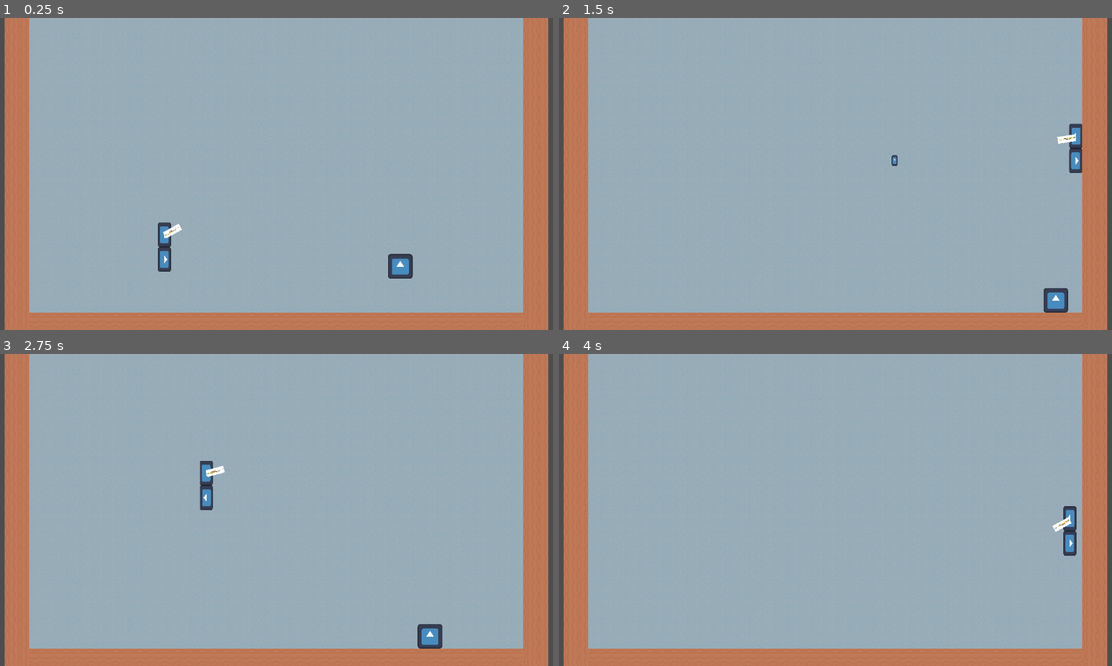
Above: before the commit, frames 1-4 (two rows, left to right).
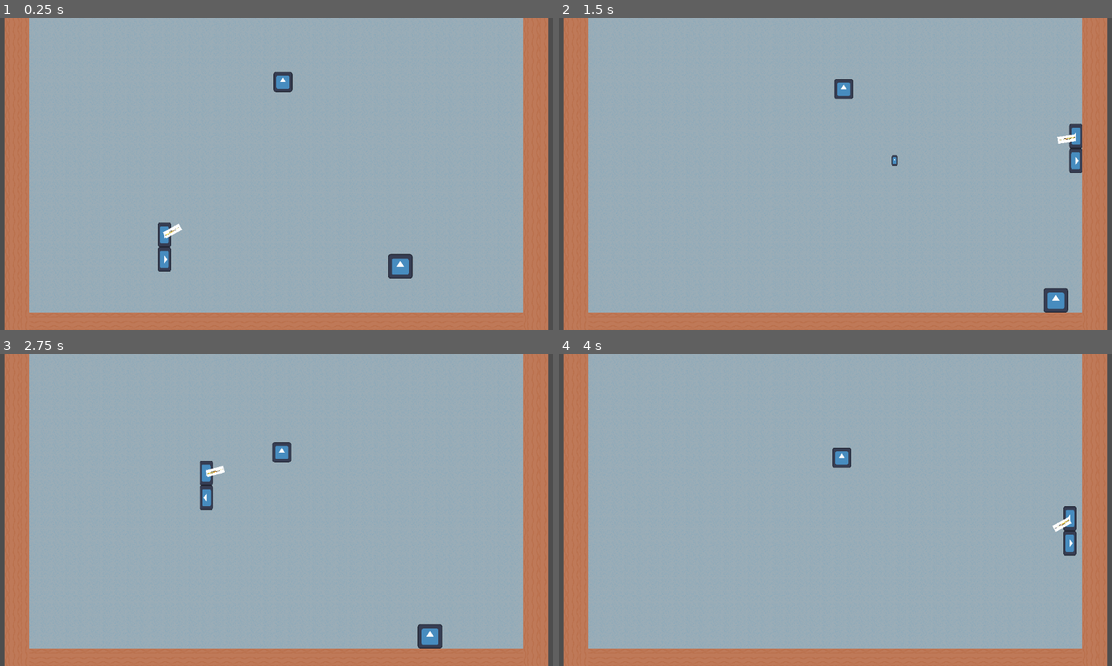
Above: after the commit, the same moments.

Repository: deruitda/ludum-dare-56
Game: Godot game, scene res://andrew_scene.tscn
Same seed, same stepped clock (60 frames per second), same inputs: the game is played once before the commit and once after it. The engine's default icon, where the game draws it, is replaced by a stand-in: a white triangle on a blue panel in a dark square.
Inputs (mouse positions are in pixels of both pictures, inside the frame that each line leads up to):
- Up to frame 1 (0.25 s): no input
- Up to frame 2 (1.5 s): move the mouse to (957, 158) at 0.52 s; hold D (move_right) from 0.53 s (still down); click (957, 158) at 0.6 s; tap Space (jump) at 0.77 s; move the mouse to (724, 189) at 1.27 s; click (724, 189) at 1.35 s
- Up to frame 3 (2.75 s): tap Space (jump) at 1.52 s; move the mouse to (331, 441) at 2.02 s; release D (move_right) at 2.03 s; hold A (move_left) from 2.03 s (still down); click (331, 441) at 2.1 s
- Up to frame 4 (4 s): move the mouse to (807, 572) at 2.77 s; release A (move_left) at 2.78 s; hold D (move_right) from 2.78 s (still down); click (807, 572) at 2.85 s; tap Space (jump) at 3.02, 3.77 s; move the mouse to (1001, 556) at 3.52 s; click (1001, 556) at 3.6 s

The runs differ from the first frame. In frame 1, 0.2% of the frame differs, in the area x 49-53%, y 17-24%; in frame 2, 0.2%; in frame 3, 0.2%; in frame 4, 0.2%.

Commit message:
flying toward me

Diff:
--- a/andrew_scene.tscn
+++ b/andrew_scene.tscn
@@ -1,8 +1,9 @@
-[gd_scene load_steps=5 format=3 uid="uid://c7jfu2tx6lfqc"]
+[gd_scene load_steps=6 format=3 uid="uid://c7jfu2tx6lfqc"]
 
 [ext_resource type="PackedScene" uid="uid://cofh4isrtksv4" path="res://scenes/player/player.tscn" id="1_t5ocu"]
 [ext_resource type="PackedScene" uid="uid://cwaxfr5h3o4rx" path="res://scenes/levels/termite_extermination.tscn" id="2_tadp2"]
 [ext_resource type="PackedScene" uid="uid://nuahsfm77qjp" path="res://scenes/enemies/termite_larvae.tscn" id="3_vyx2e"]
+[ext_resource type="PackedScene" uid="uid://bbumsja2jwtyt" path="res://scenes/enemies/termite_alate.tscn" id="4_j8ntk"]
 
 [sub_resource type="Environment" id="Environment_o5l6v"]
 ambient_light_color = Color(1, 1, 1, 1)
@@ -26,3 +27,6 @@
 
 [node name="WorldEnvironment" type="WorldEnvironment" parent="World/Camera2D"]
 environment = SubResource("Environment_o5l6v")
+
+[node name="TermiteAlate" parent="." instance=ExtResource("4_j8ntk")]
+position = Vector2(722, -667)
--- /dev/null
+++ b/globals/player_manager.gd
@@ -0,0 +1,13 @@
+extends Node
+@onready var current_player: Player
+# Called when the node enters the scene tree for the first time.
+func _ready() -> void:
+	pass # Replace with function body.
+
+
+# Called every frame. 'delta' is the elapsed time since the previous frame.
+func _process(delta: float) -> void:
+	pass
+
+func set_player(new_player: Player) -> void:
+	current_player = new_player
--- a/project.godot
+++ b/project.godot
@@ -20,6 +20,7 @@
 SignalBus="*res://globals/signal_bus.gd"
 StatEditorBus="*res://stat_editor_bus.gd"
 BulletSpawner="*res://globals/bullet_spawner.gd"
+PlayerManager="*res://globals/player_manager.gd"
 
 [input]
 
--- /dev/null
+++ b/scenes/enemies/termite_alate.gd
@@ -0,0 +1,27 @@
+extends CharacterBody2D
+
+@onready var is_dead: bool = false
+@export var velocity_component: VelocityComponent
+@export var path_finder: PathFinder
+# Called when the node enters the scene tree for the first time.
+func _ready() -> void:
+	pass # Replace with function body.
+
+
+# Called every frame. 'delta' is the elapsed time since the previous frame.
+func _process(delta: float) -> void:
+	if is_dead:
+		queue_free()
+	pass
+
+func _physics_process(delta: float) -> void:
+	if PlayerManager.current_player:
+		var direction = path_finder.get_direction_to_node(PlayerManager.current_player)
+		velocity_component.apply_fly(direction)
+		velocity_component.do_character_move(self)
+	pass
+
+
+func _on_health_component_died() -> void:
+	is_dead = true
+	pass # Replace with function body.
--- /dev/null
+++ b/scenes/enemies/termite_alate.tscn
@@ -0,0 +1,45 @@
+[gd_scene load_steps=8 format=3 uid="uid://bbumsja2jwtyt"]
+
+[ext_resource type="Script" path="res://scenes/enemies/termite_alate.gd" id="1_p2glw"]
+[ext_resource type="Shape2D" uid="uid://bvv6wfe5a5vmo" path="res://scenes/enemies/termite_alate_shape.tres" id="2_4kggq"]
+[ext_resource type="Texture2D" uid="uid://co01gstpumt0c" path="res://icon.svg" id="2_6auae"]
+[ext_resource type="PackedScene" uid="uid://bqa4jle60cl0a" path="res://scenes/entity_composition/velocity_component.tscn" id="2_kiu7a"]
+[ext_resource type="Script" path="res://scenes/entity_composition/hurt_box.gd" id="3_13q4d"]
+[ext_resource type="Script" path="res://scenes/entity_composition/health_component.gd" id="4_g3oxt"]
+[ext_resource type="Script" path="res://scenes/entity_composition/path_finder.gd" id="7_nwrww"]
+
+[node name="TermiteAlate" type="CharacterBody2D" node_paths=PackedStringArray("velocity_component", "path_finder")]
+collision_layer = 8
+collision_mask = 15
+script = ExtResource("1_p2glw")
+velocity_component = NodePath("VelocityComponent")
+path_finder = NodePath("PathFinder")
+
+[node name="VelocityComponent" parent="." instance=ExtResource("2_kiu7a")]
+fly_speed = 20.0
+
+[node name="CollisionShape2D" type="CollisionShape2D" parent="."]
+shape = ExtResource("2_4kggq")
+
+[node name="Sprite2D" type="Sprite2D" parent="."]
+position = Vector2(2.00001, 3.8147e-06)
+scale = Vector2(0.382813, 0.40625)
+texture = ExtResource("2_6auae")
+
+[node name="HurtBox" type="Area2D" parent="." node_paths=PackedStringArray("health_component")]
+collision_layer = 128
+collision_mask = 32
+script = ExtResource("3_13q4d")
+health_component = NodePath("../HealthComponent")
+
+[node name="CollisionShape2D" type="CollisionShape2D" parent="HurtBox"]
+shape = ExtResource("2_4kggq")
+
+[node name="HealthComponent" type="Node" parent="."]
+script = ExtResource("4_g3oxt")
+
+[node name="PathFinder" type="Node2D" parent="."]
+script = ExtResource("7_nwrww")
+
+[connection signal="area_entered" from="HurtBox" to="HurtBox" method="_on_area_entered"]
+[connection signal="died" from="HealthComponent" to="." method="_on_health_component_died"]
--- /dev/null
+++ b/scenes/enemies/termite_alate_shape.tres
@@ -0,0 +1,4 @@
+[gd_resource type="CircleShape2D" format=3 uid="uid://bvv6wfe5a5vmo"]
+
+[resource]
+radius = 28.0713
--- /dev/null
+++ b/scenes/entity_composition/path_finder.gd
@@ -0,0 +1,19 @@
+extends Node2D
+class_name PathFinder
+
+# Called when the node enters the scene tree for the first time.
+func _ready() -> void:
+	pass # Replace with function body.
+
+
+# Called every frame. 'delta' is the elapsed time since the previous frame.
+func _process(delta: float) -> void:
+	pass
+
+# Function to get the direction from the current PathFinder node to the target node.
+func get_direction_to_node(node: Node2D) -> Vector2:
+	# Calculate the difference in positions
+	var direction: Vector2 = node.global_position - global_position
+
+	# Normalize the direction vector so it has a length of 1
+	return direction.normalized()
--- /dev/null
+++ b/scenes/entity_composition/path_finder.tscn
@@ -0,0 +1,6 @@
+[gd_scene load_steps=2 format=3 uid="uid://dr11u6cvyfhi0"]
+
+[ext_resource type="Script" path="res://scenes/entity_composition/path_finder.gd" id="1_cpdid"]
+
+[node name="PathFinder" type="Node2D"]
+script = ExtResource("1_cpdid")
--- a/scenes/entity_composition/velocity_component.gd
+++ b/scenes/entity_composition/velocity_component.gd
@@ -3,6 +3,7 @@
 
 @export var gravity: float = 2000.0
 @export var max_speed: float = 1000.0
+@export var fly_speed: float = 300.0
 @export var in_air_acceleration: float = 1800.0
 @export var in_air_resistance: float = 300.0
 @export var jump_velocity: float = 1200.0
@@ -60,8 +61,8 @@
 func do_area_move(area: Area2D):
 	area.position = area.position + velocity
 
-func apply_fly(direction: Vector2, delta: float) -> void:
-	velocity += direction * delta * max_speed
+func apply_fly(direction: Vector2) -> void:
+	velocity = direction * fly_speed
 
 func apply_gravity(delta: float) -> void:
 	velocity.y += gravity * delta
--- a/scenes/player/player.gd
+++ b/scenes/player/player.gd
@@ -14,6 +14,9 @@
 
 @onready var wall_grace_timer = 0.0  # Timer for wall grace period
 @export var wall_grace_period: float = 0.2
+
+func _ready() -> void:
+	PlayerManager.set_player(self)
 
 func _process(delta: float) -> void:
 	if is_dead:
